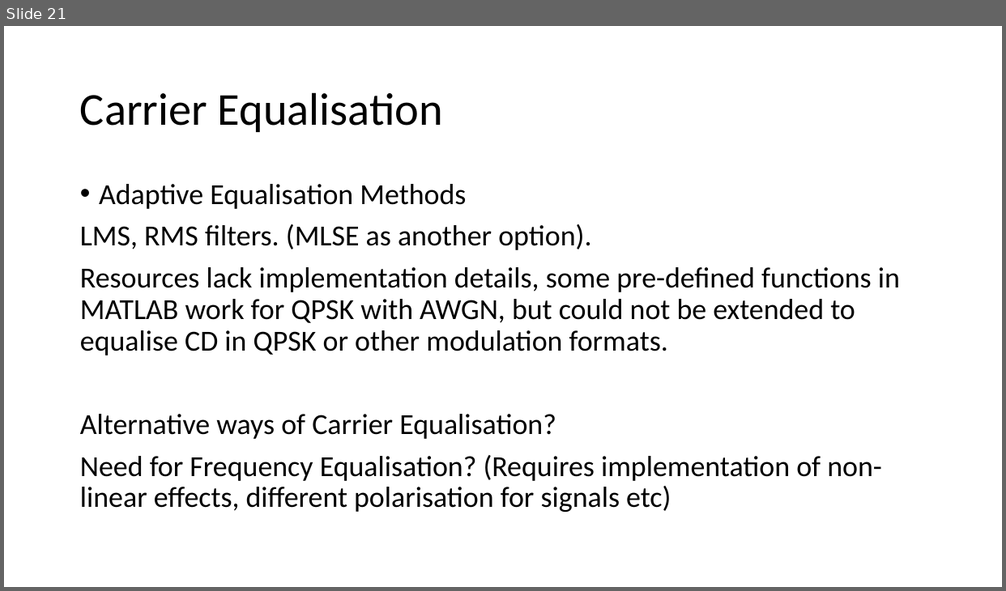
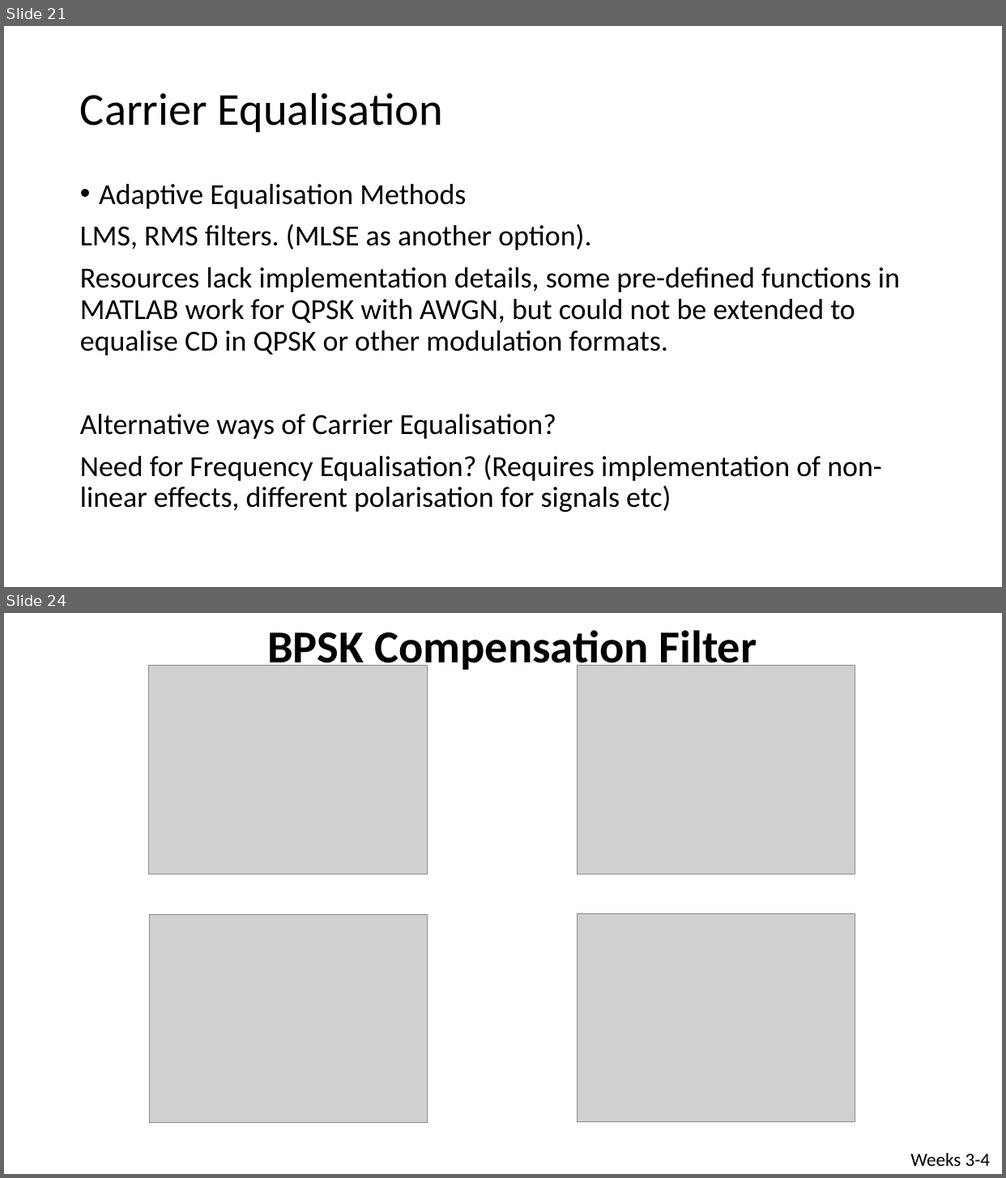
Before and after one commit to Emc54/CoherentTransceivers, a slide deck: Master's meetings presentation.pptx. Shown one above the other, each under a label of ours: slide 21 before the commit, slides 21 and 24 after it; the slides between them are not shown. The pictures are 1006x591 and 1006x1178 pixels, drawn with LibreOffice and Linux fonts; fonts in the diff are those of the drawing; grey boxes stand for pictures. Boxes give left, top, right and bottom in pixels: in the first picture for what was removed or moved away, otherwise in the second. Text is boxed around its words. In the diff, an @@ line names an element or a change of style, - is before the commit and + after.

Commit message:
Introducing Adaptive Equalisation, experimenting with CD filtering

```diff
--- a/Master's meetings presentation.pptx
+++ b/Master's meetings presentation.pptx
@@ slide 24 added at <box>4,613,1002,1174</box>, background #FFFFFF @@
@@ text added at <box>267,624,757,674</box>, 44 pt, text #000000, bold @@
+BPSK Compensation Filter
@@ picture added at <box>148,666,427,875</box> @@
@@ picture added at <box>577,666,854,874</box> @@
@@ picture added at <box>149,915,427,1123</box> @@
@@ picture added at <box>577,914,855,1122</box> @@
@@ text added at <box>910,1153,990,1166</box>, 18 pt, text #000000 @@
+Weeks 3-4
```
Also in this commit, not shown: 7 other slides added, 6 other files.
